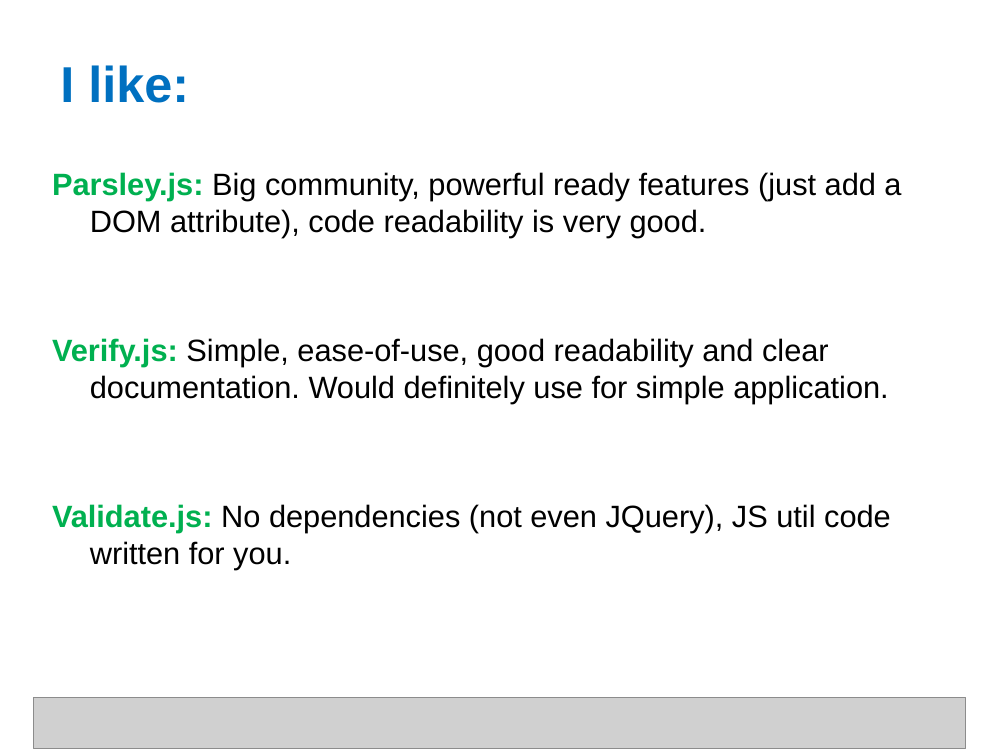
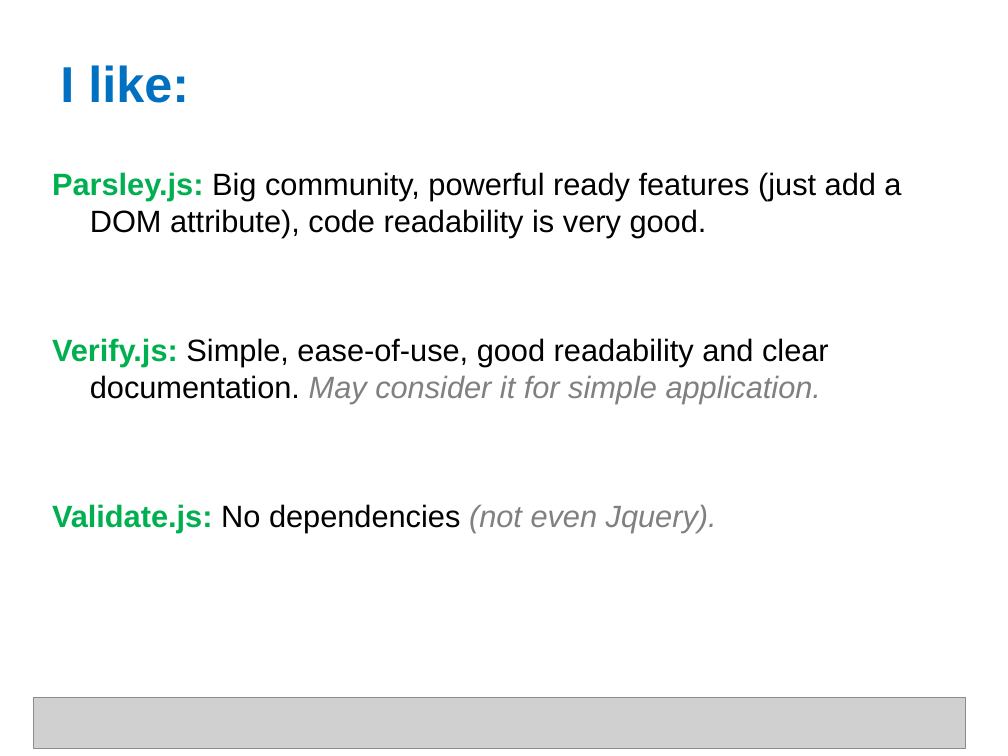
Before and after one commit to shyamTum/JavaScript, a slide deck: slide 40 of Final.pptx. Drawn at 1008x756 pixels with LibreOffice and Linux fonts; fonts in the diff are those of the drawing; grey boxes stand for pictures. Boxes give left, top, right and bottom in pixels: in the first picture for what was removed or moved away, otherwise in the second. Text is boxed around its words. In the diff, an @@ line names an element or a change of style, - is before the commit and + after.

```diff
--- a/Final.pptx
+++ b/Final.pptx
@@ text at <box>52,338,829,533</box>: text changed @@
-Verify.js: Simple, ease-of-use, good readability and clear documentation. Would definitely use for simple application.
-Validate.js: No dependencies (not even JQuery), JS util code written for you.
+Verify.js: Simple, ease-of-use, good readability and clear documentation. May consider it for simple application.
+Validate.js: No dependencies (not even Jquery).
```
Also in this commit, not shown: 2 other slides changed, 1 slide added, 1 other file.
